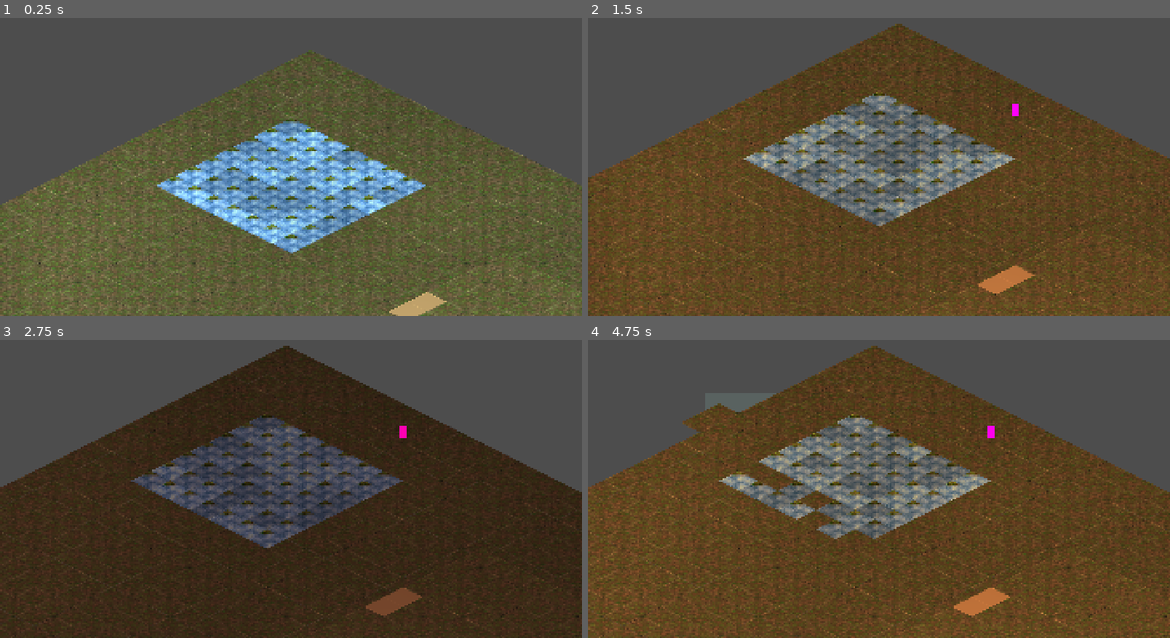
Above: before the commit, frames 1-4 (two rows, left to right).
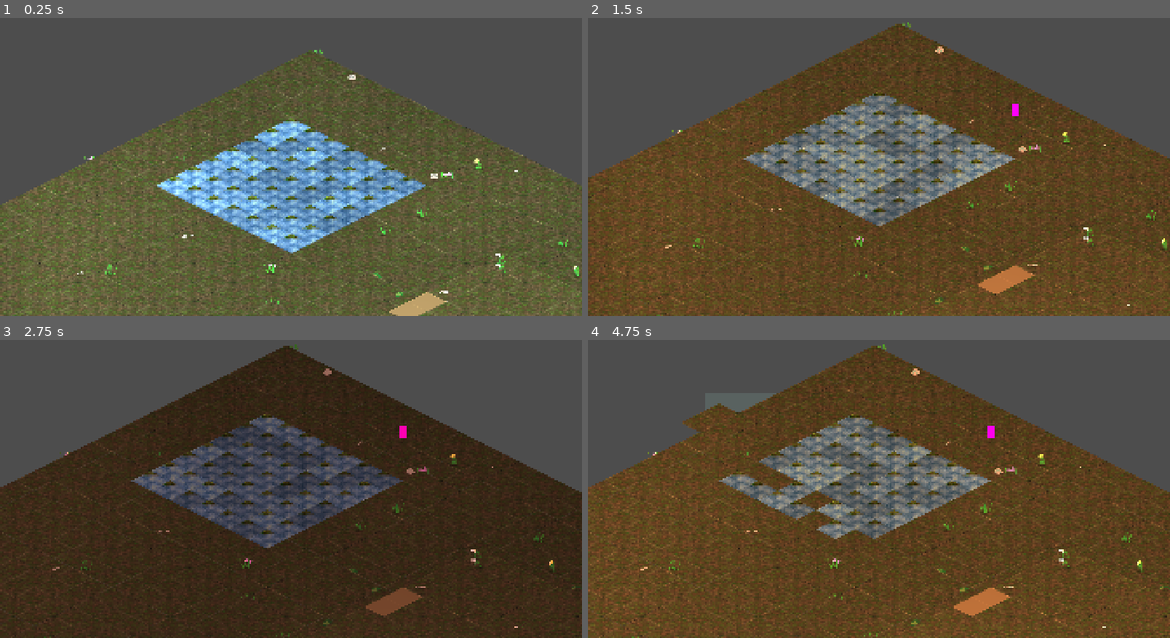
Above: after the commit, the same moments.

Repository: saman-mb/crusade-rts
Game: Godot game, scene res://src/nodes/map_system.tscn
Two runs of this game, one before a commit and one after it. Both use one fixed random seed, a clock stepped at 60 frames per second and the inputs below.
Inputs (mouse positions are in pixels of both pictures, inside the frame that each line leads up to):
- Up to frame 1 (0.25 s): no input
- Up to frame 2 (1.5 s): tap Enter at 0.5 s; move the mouse to (1007, 137) at 0.52 s; hold . (dev_time_fwd) 0.53-1.25 s; tap S (cam_down) at 0.6 s; click (1007, 137) at 0.67 s; drag from (762, 169) to (849, 217) at 1.27 s
- Up to frame 3 (2.75 s): move the mouse to (349, 402) at 2.02 s; hold . (dev_time_fwd) from 2.03 s (still down); tap D (cam_right) at 2.1 s
- Up to frame 4 (4.75 s): release . (dev_time_fwd) at 2.75 s; drag from (849, 539) to (704, 426) at 2.77 s; move the mouse to (1053, 524) at 3.52 s; hold , (dev_time_back) 3.53-4.25 s; tap B at 3.6 s; tap F5 (dev_reload_map) at 4.15 s; drag from (704, 426) to (791, 393) at 4.27 s

The runs differ from the first frame. In frame 1, 3.5% of the frame differs, in the area x 13-100%, y 10-97%; in frame 2, 3.0%; in frame 3, 0.7%; in frame 4, 2.7%.

Commit message:
feat: scattered doodads (rocks/bushes/grass/flowers/pebbles) for designed terrain (#234)
Tier 3 (doodad half of #234): pepper the ground with decor so it reads as designed
terrain instead of a bare field -- the way StarCraft's tilesets scatter doodads.

- gen_doodads.py -> assets/doodads/doodads.png: procedurally drawn rocks, bushes,
  grass tufts, flowers, pebbles (4 variants each), each with a contact shadow, base
  on the cell's bottom edge. Deterministic (fixed-seed RNG). Project-owned art, so
  it is unambiguously free to license (CREDITS.md) -- no third-party pack.
- DoodadCatalog (pure): atlas layout single-source -- region rects, base anchor,
  weighted type mix (grass/pebbles common, rocks/bushes/flowers accents).
- DoodadScatter (pure): deterministic per-cell hash -> {cell, type, variant, offset};
  re-derived on load, never persisted. Unit-tested (determinism, density tracks the
  requested rate, in-range type/variant, bounded jitter, 0 and full density).
- DoodadPlacer (runtime over MapSystem): scatters over interior-grass cells only
  (never water/ramp), spawns AtlasTexture Sprite2Ds under each tier's Y-sorted
  entity container so they sort like units (origin at footprint, art lifted onto the
  tier via EntityPlacement). Idempotent: clears the prior doodad group, re-scatters.
- Hooked into map_persistence after the terrain-variation pass (showcase load + F5).

Validated with Godot 4.4.1: full core suite 2466 PASS / 0 FAIL (43 suites, incl. new
test_doodad_scatter); headless import clean; render-verified on the showcase map via
Xvfb -- doodads scatter over grass, avoid water, cast contact shadows, sort correctly.

Scope: this is the doodad half of #234. The multi-material BLEND half (dirt/rock
regions with soft dual-grid transitions) needs the material-aware terrain model from
epic #221, so #234 stays open for that. README screenshot refresh is deferred to the
final Tier-4 PR per direction. Central-wiring nit tracked in #237.

Part of #234

Co-Authored-By: Claude Opus 4.8 (1M context) <noreply@anthropic.com>
Claude-Session: https://claude.ai/code/session_01926hmzEkPcyeud2rTq7bpT

Diff:
--- /dev/null
+++ b/src/core/doodad_catalog.gd
@@ -0,0 +1,49 @@
+class_name DoodadCatalog
+extends RefCounted
+## Single source of truth for the procedural doodad atlas layout (#234, Tier 3).
+## Mirrors tools/gen_doodads.py: a CELL x CELL grid, one ROW per doodad type,
+## VARIANTS columns of jittered variants. The runtime reads region rects + the
+## base anchor from here so nothing hardcodes the atlas geometry at a call site.
+
+const ATLAS_PATH := "res://assets/doodads/doodads.png"
+const CELL := 64            ## px per doodad cell (square) -- matches gen_doodads.CELL
+const VARIANTS := 4         ## variants per type (columns) -- matches gen_doodads.VARIANTS
+## Pixels from the cell's bottom edge to the doodad's visual base (contact point).
+## gen_doodads draws the base at y = CELL - BASE_INSET, so the sprite anchors there.
+const BASE_INSET := 6
+
+## Doodad type row indices -- MUST match the TYPES order in gen_doodads.py.
+const TYPE_ROCK := 0
+const TYPE_BUSH := 1
+const TYPE_GRASS := 2
+const TYPE_FLOWER := 3
+const TYPE_PEBBLE := 4
+const TYPE_COUNT := 5
+
+## Scatter weighting: how often each type is chosen, out of WEIGHT_TOTAL. Ground
+## detail (grass/pebbles) is common; rocks/bushes/flowers are accents. Index ==
+## type row. Kept here (not in the pure scatter) so tuning the mix is one edit.
+const TYPE_WEIGHTS: Array[int] = [3, 3, 8, 4, 6]   ## rock,bush,grass,flower,pebble
+const WEIGHT_TOTAL := 24                            ## == sum(TYPE_WEIGHTS)
+
+## Atlas region rect for a (type_row, variant) pair. Variant is wrapped into range.
+static func region(type_row: int, variant: int) -> Rect2:
+	var col := (variant % VARIANTS + VARIANTS) % VARIANTS
+	return Rect2(col * CELL, type_row * CELL, CELL, CELL)
+
+## Sprite2D.offset (with centered=false) that lands the doodad's base-centre at the
+## node origin, then lifts the art onto `tier`. Origin stays at the footprint so the
+## doodad Y-sorts exactly like a unit; the lift is a pure draw offset (EntityPlacement).
+static func art_offset(tier: int) -> Vector2:
+	return EntityPlacement.visual_offset(tier) - Vector2(CELL / 2.0, CELL - BASE_INSET)
+
+## Maps a 0..WEIGHT_TOTAL-1 roll onto a doodad type row via TYPE_WEIGHTS, so common
+## types are picked proportionally more often. Deterministic; used by the scatter.
+static func weighted_type(roll: int) -> int:
+	var r := (roll % WEIGHT_TOTAL + WEIGHT_TOTAL) % WEIGHT_TOTAL
+	var acc := 0
+	for t in range(TYPE_COUNT):
+		acc += TYPE_WEIGHTS[t]
+		if r < acc:
+			return t
+	return TYPE_COUNT - 1
--- /dev/null
+++ b/src/core/doodad_placer.gd
@@ -0,0 +1,67 @@
+class_name DoodadPlacer
+extends RefCounted
+## Runtime pass (#234, Tier 3) that spawns scattered doodad Sprite2Ds over the map's
+## solid-grass cells, parented under each tier's Y-sorted entity container so they
+## sort exactly like units (origin at the footprint, art lifted onto the tier).
+##
+## Re-derivable + idempotent: it frees the prior doodads (node group DOODAD_GROUP)
+## and re-scatters deterministically (DoodadScatter), so a reload reproduces the
+## same field and nothing needs persisting. Mirrors TerrainVariation's role, but
+## for decor sprites rather than tile alternatives. Operates on live nodes, so it
+## lives with the runtime cores (like NavMapBuilder) and is exercised via render,
+## not headless CI.
+
+const DOODAD_GROUP := "crusade_doodad"
+const DENSITY_PER_MILLE := 110   ## ~11% of grass cells carry a doodad
+
+## Clears any previously-placed doodads, then scatters fresh ones over every tier's
+## interior-grass cells. Safe no-op if the map system or the atlas is unavailable.
+static func populate(map_system: MapSystem) -> void:
+	if map_system == null:
+		return
+	var atlas := load(DoodadCatalog.ATLAS_PATH) as Texture2D
+	if atlas == null:
+		return
+	_clear(map_system)
+	var interior := TileSetConstants.interior_grass_coord()
+	for tier in map_system.tier_count():
+		var layer: TileMapLayer = map_system.get_elevation_layer(tier)
+		var parent: Node2D = map_system.entity_parent_for_tier(tier)
+		if layer == null or parent == null:
+			continue
+		var grass: Array[Vector2i] = []
+		for cell in layer.get_used_cells():
+			if layer.get_cell_atlas_coords(cell) == interior:
+				grass.append(cell)
+		for d in DoodadScatter.scatter(grass, DENSITY_PER_MILLE):
+			parent.add_child(_make_sprite(atlas, d, tier))
+
+
+## Frees doodads from a previous populate (the reload path) via the shared group.
+static func _clear(map_system: MapSystem) -> void:
+	var tree := map_system.get_tree()
+	if tree == null:
+		return
+	for n in tree.get_nodes_in_group(DOODAD_GROUP):
+		n.queue_free()
+
+
+## Builds one doodad Sprite2D: an AtlasTexture region from the catalog, origin at
+## the cell footprint (+ jitter) so it Y-sorts like a unit, art base anchored and
+## lifted onto `tier` via DoodadCatalog.art_offset.
+static func _make_sprite(atlas: Texture2D, d: Dictionary, tier: int) -> Sprite2D:
+	var s := Sprite2D.new()
+	var tex := AtlasTexture.new()
+	tex.atlas = atlas
+	var type_row: int = d["type"]
+	var variant: int = d["variant"]
+	tex.region = DoodadCatalog.region(type_row, variant)
+	s.texture = tex
+	s.centered = false
+	s.texture_filter = CanvasItem.TEXTURE_FILTER_LINEAR
+	var cell: Vector2i = d["cell"]
+	var offset: Vector2 = d["offset"]
+	s.position = EntityPlacement.ground_position(cell) + offset
+	s.offset = DoodadCatalog.art_offset(tier)
+	s.add_to_group(DOODAD_GROUP)
+	return s
--- /dev/null
+++ b/src/core/doodad_scatter.gd
@@ -0,0 +1,39 @@
+class_name DoodadScatter
+extends RefCounted
+## Deterministic decor placement over candidate cells (#234, Tier 3). Pure integer
+## logic: given the grass cells and a density, returns the doodads to spawn --
+## { cell, type, variant, offset } -- chosen from an integer hash of each cell, so
+## the layout is identical every run and survives reload WITHOUT persisting
+## anything (re-derived on load, exactly like TerrainVariation). No Node deps.
+##
+## The look (which sprite region, base anchor) is DoodadCatalog; the runtime
+## placement (Sprite2D under the tier's entity container) is DoodadPlacer; this
+## only decides WHERE a doodad goes and WHICH one.
+
+## Doodads for `cells` at `density_per_mille` (0..1000 = chance per candidate cell).
+## Each entry: { "cell": Vector2i, "type": int, "variant": int, "offset": Vector2 }
+## where offset is a deterministic sub-cell jitter so doodads are not dead-centre.
+static func scatter(cells: Array[Vector2i], density_per_mille: int) -> Array[Dictionary]:
+	var out: Array[Dictionary] = []
+	for cell in cells:
+		if _hash(cell.x, cell.y, 1) % 1000 >= density_per_mille:
+			continue
+		var type_row := DoodadCatalog.weighted_type(_hash(cell.x, cell.y, 2))
+		var variant := _hash(cell.x, cell.y, 3) % DoodadCatalog.VARIANTS
+		var jx := _hash(cell.x, cell.y, 4) % 1000
+		var jy := _hash(cell.x, cell.y, 5) % 1000
+		var offset := Vector2(
+			(jx / 1000.0 - 0.5) * MapConstants.TILE_SIZE.x * 0.42,
+			(jy / 1000.0 - 0.5) * MapConstants.TILE_SIZE.y * 0.42)
+		out.append({"cell": cell, "type": type_row, "variant": variant, "offset": offset})
+	return out
+
+## Non-negative 31-bit hash of a cell + a salt (so the placement decision, type,
+## variant and the two jitter axes each draw from an independent stream). Masks to
+## 31 bits after the first combine so later shifts stay logical for negative cells.
+static func _hash(x: int, y: int, salt: int) -> int:
+	var h := (x * 73856093) ^ (y * 19349663) ^ (salt * 83492791)
+	h = h & 0x7fffffff
+	h = (h * 2654435761) & 0x7fffffff
+	h = (h ^ (h >> 13)) & 0x7fffffff
+	return h
--- /dev/null
+++ b/src/core/tests/test_doodad_scatter.gd
@@ -0,0 +1,69 @@
+extends GdTest
+## Tests for DoodadScatter (#234): the deterministic decor-placement core. Same
+## contract as the terrain variation -- determinism (a reload reproduces the field)
+## plus in-range type/variant and a density that tracks the requested rate.
+
+
+func _run() -> void:
+	_test_determinism()
+	_test_density()
+	_test_fields_in_range()
+	_test_zero_density()
+	_test_full_density()
+
+
+func _cells(w: int, h: int) -> Array[Vector2i]:
+	var out: Array[Vector2i] = []
+	for y in range(h):
+		for x in range(w):
+			out.append(Vector2i(x, y))
+	return out
+
+
+## Same cells + same density reproduce the identical scatter (cell, type, variant,
+## offset), so a deterministic re-derive on reload is stable.
+func _test_determinism() -> void:
+	var cells := _cells(24, 24)
+	var a := DoodadScatter.scatter(cells, 150)
+	var b := DoodadScatter.scatter(cells, 150)
+	var same := a.size() == b.size()
+	if same:
+		for i in range(a.size()):
+			if a[i]["cell"] != b[i]["cell"] or a[i]["type"] != b[i]["type"] \
+					or a[i]["variant"] != b[i]["variant"] or a[i]["offset"] != b[i]["offset"]:
+				same = false
+	_ok(same, "DoodadScatter not deterministic")
+
+
+## Over a large field the placed count is near the requested per-mille rate.
+func _test_density() -> void:
+	var cells := _cells(80, 80)   # 6400 cells
+	var placed := DoodadScatter.scatter(cells, 120).size()
+	var rate := float(placed) / float(cells.size())
+	_ok(absf(rate - 0.12) < 0.03, "density %.3f off target 0.12" % rate)
+
+
+## Every entry carries an in-range type + variant and a bounded sub-cell offset.
+func _test_fields_in_range() -> void:
+	var ok := true
+	for d in DoodadScatter.scatter(_cells(40, 40), 300):
+		var t: int = d["type"]
+		var v: int = d["variant"]
+		var off: Vector2 = d["offset"]
+		if t < 0 or t >= DoodadCatalog.TYPE_COUNT:
+			ok = false
+		if v < 0 or v >= DoodadCatalog.VARIANTS:
+			ok = false
+		if absf(off.x) > MapConstants.TILE_SIZE.x or absf(off.y) > MapConstants.TILE_SIZE.y:
+			ok = false
+	_ok(ok, "a doodad had an out-of-range type/variant or an oversized offset")
+
+
+## Zero density places nothing; full density (1000) places on every cell.
+func _test_zero_density() -> void:
+	_i_eq(DoodadScatter.scatter(_cells(20, 20), 0).size(), 0, "density 0 placed something")
+
+
+func _test_full_density() -> void:
+	var cells := _cells(20, 20)
+	_i_eq(DoodadScatter.scatter(cells, 1000).size(), cells.size(), "density 1000 missed cells")
--- a/src/nodes/map_persistence.gd
+++ b/src/nodes/map_persistence.gd
@@ -102,14 +102,16 @@
 	return _map_system.objects_layer
 
 
-## Applies the per-cell terrain variation pass (#232) to every elevation layer
-## after a map is populated, so solid-grass fields stop rendering as one repeated
-## tile on a visible grid. Deterministic (VariationPicker), so it is idempotent
-## across reloads and the chosen alternatives round-trip through F6 save.
+## Finalizes a freshly-loaded map's terrain look (#232, #234): per-cell tile
+## variation to break the grid, then scattered decor doodads. Both are
+## deterministic (VariationPicker / DoodadScatter), so they are idempotent across
+## reloads -- variation round-trips through F6 save; doodads are re-derived and
+## never persisted (DoodadPlacer clears the prior set first).
 func _apply_terrain_variation() -> void:
 	for layer in _layers():
 		if layer != null:
 			TerrainVariation.apply(layer)
+	DoodadPlacer.populate(_map_system)
 
 
 func _unhandled_input(event: InputEvent) -> void:
Binary file added: assets/doodads/doodads.png
Not shown, changed: CREDITS.md
Not shown, changed: README.md
Not shown, added: tools/gen_doodads.py
